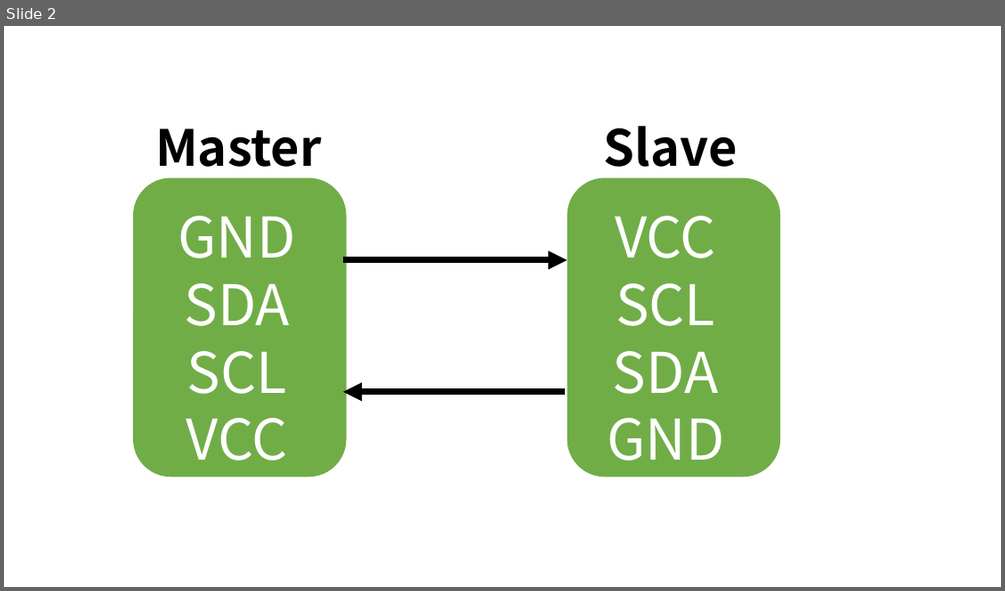
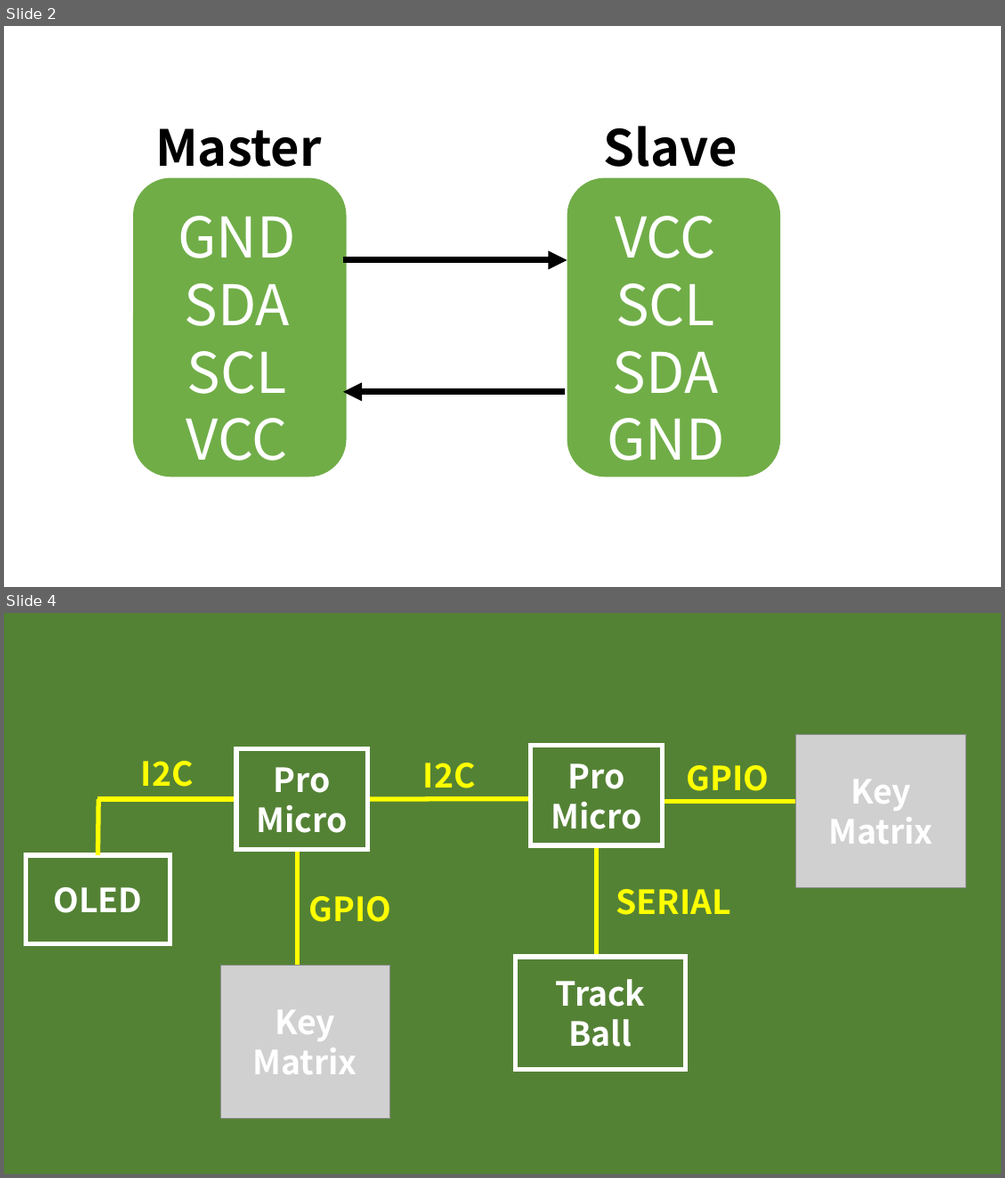
Before and after one commit to Hiroki-Goto/ori_keyboard, a slide deck: photo/figure.pptx. Shown one above the other, each under a label of ours: slide 2 before the commit, slides 2 and 4 after it; the slides between them are not shown. The pictures are 1005x591 and 1005x1178 pixels, drawn with LibreOffice and Linux fonts; fonts in the diff are those of the drawing; grey boxes stand for pictures. Boxes give left, top, right and bottom in pixels: in the first picture for what was removed or moved away, otherwise in the second. Text is boxed around its words. In the diff, an @@ line names an element or a change of style, - is before the commit and + after.

```diff
--- a/photo/figure.pptx
+++ b/photo/figure.pptx
@@ slide 4 added at bbox=[4, 613, 1001, 1174], background #FFFFFF @@
@@ rectangle added at bbox=[4, 613, 1001, 1174], fill #548235 @@
@@ rectangle added at bbox=[531, 746, 663, 845], fill #548235, outline #FFFFFF 4.5 pt, 32 pt, text #FFFFFF, bold @@
+Pro
+Micro
@@ picture added at bbox=[796, 735, 966, 888] @@
@@ text added at bbox=[141, 761, 194, 787], 32 pt, text #FFFF00, bold @@
+I2C
@@ rectangle added at bbox=[236, 749, 368, 850], fill #548235, outline #FFFFFF 4.5 pt, 32 pt, text #FFFFFF, bold @@
+Pro
+Micro
@@ text added at bbox=[423, 763, 476, 788], 32 pt, text #FFFF00, bold @@
+I2C
@@ text added at bbox=[686, 765, 769, 791], 32 pt, text #FFFF00, bold @@
+GPIO
@@ line added from (236, 799) to (98, 799), #FFFF00 4.5 pt @@
@@ line added from (98, 855) to (98, 799), #FFFF00 4.5 pt @@
@@ line added from (367, 799) to (544, 798), #FFFF00 4.5 pt @@
@@ text added at bbox=[828, 779, 933, 844], 32 pt, text #FFFFFF, bold @@
+Key
+Matrix
@@ line added from (648, 802) to (808, 802), #FFFF00 4.5 pt @@
@@ line added from (297, 848) to (297, 973), #FFFF00 4.5 pt @@
@@ line added from (596, 834) to (596, 965), #FFFF00 4.5 pt @@
@@ rectangle added at bbox=[25, 855, 170, 944], fill #548235, outline #FFFFFF 4.5 pt, 32 pt, text #FFFFFF, bold @@
+OLED
@@ text added at bbox=[309, 896, 392, 922], 32 pt, text #FFFF00, bold @@
+GPIO
@@ text added at bbox=[615, 889, 731, 915], 32 pt, text #FFFF00, bold @@
+SERIAL
@@ rectangle added at bbox=[516, 957, 686, 1070], fill #548235, outline #FFFFFF 4.5 pt, 32 pt, text #FFFFFF, bold @@
+Track
+Ball
@@ picture added at bbox=[221, 965, 390, 1119] @@
@@ text added at bbox=[252, 1010, 357, 1074], 32 pt, text #FFFFFF, bold @@
+Key
+Matrix
```
Also in this commit, not shown: 1 other slide added, 1 slide removed, 13 other files.
